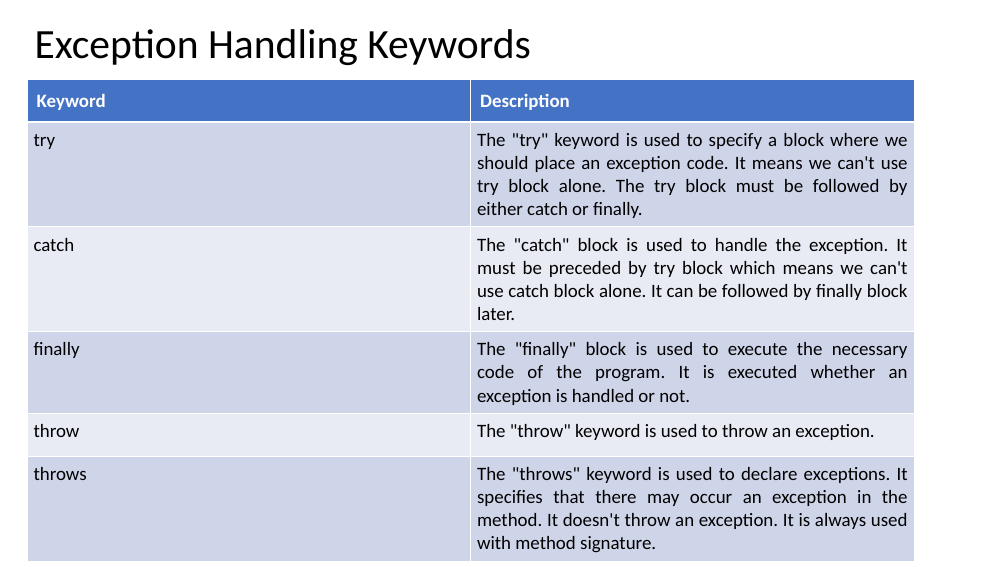
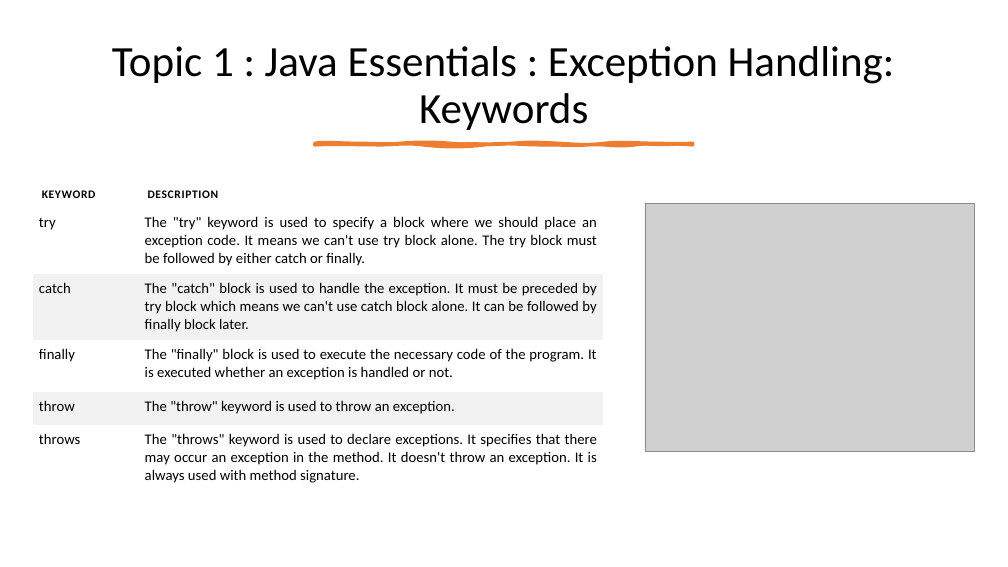
Before and after one commit to spoorthiempowher/Empowher-Curriculum, a slide deck: slide 14 of Java/EmpowHER-All weeks.pptx (slide 12 before the commit). Drawn at 1008x567 pixels with LibreOffice and Linux fonts; fonts in the diff are those of the drawing; grey boxes stand for pictures. Boxes give left, top, right and bottom in pixels: in the first picture for what was removed or moved away, otherwise in the second. Text is boxed around its words. In the diff, an @@ line names an element or a change of style, - is before the commit and + after.

```diff
--- a/Java/EmpowHER-All weeks.pptx
+++ b/Java/EmpowHER-All weeks.pptx
@@ title at box(112, 46, 895, 130): text changed; size 39.6 to 41 pt @@
-Exception Handling Keywords
+Topic 1 : Java Essentials : Exception Handling: Keywords
@@ freeform shape added at box(315, 144, 693, 145), fill #ED7D31, outline #ED7D31 3.25 pt @@
@@ table at box(33, 178, 603, 489) @@
-row 1, column 1: Keyword
+row 1, column 1: KEYWORD
-row 1, column 2: Description
+row 1, column 2: DESCRIPTION
@@ fill #4472C4 to none in row 1 @@
@@ fill #CFD5EA to none in 6 cells @@
@@ fill #E9EBF5 to #F2F2F2 in 4 cells @@
@@ size 18 to 14 pt @@
@@ borders changed @@
@@ table: place and size @@
-table at box(27, 80, 915, 557)
+table at box(33, 178, 603, 489)
@@ picture added at box(645, 203, 975, 451) @@
```
Also in this commit, not shown: 12 other slides changed, 21 slides added, 8 slides removed, 1 other file.
